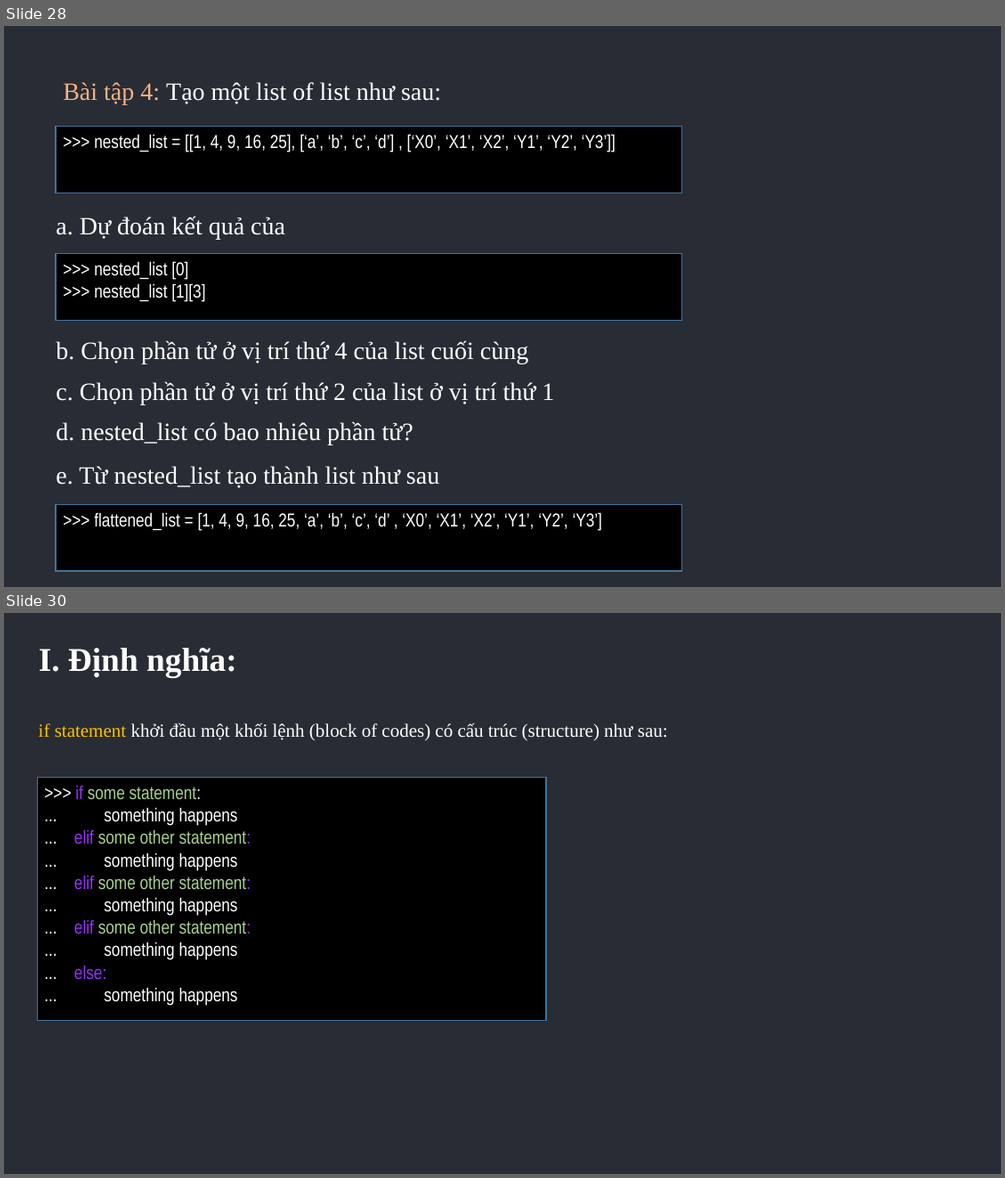
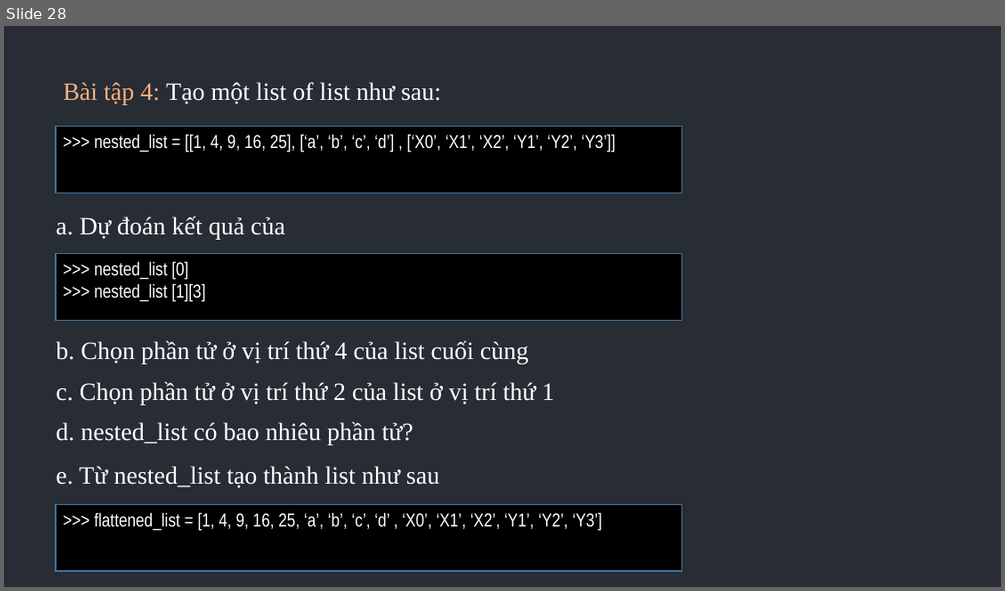
Before and after one commit to KataNguyen/datadriven-project, a slide deck: corp_training/Python Training - Week 1.pptx. Shown one above the other, each under a label of ours: slides 28 and 30 before the commit, slide 28 after it; the slides between them are not shown. The pictures are 1005x1178 and 1005x591 pixels, drawn with LibreOffice and Linux fonts; fonts in the diff are those of the drawing. Boxes give left, top, right and bottom in pixels: in the first picture for what was removed or moved away, otherwise in the second. Text is boxed around its words. In the diff, an @@ line names an element or a change of style, - is before the commit and + after.

```diff
--- a/corp_training/Python Training - Week 1.pptx
+++ b/corp_training/Python Training - Week 1.pptx
@@ slide 30 removed at box(4, 613, 1001, 1174), background #282C34 @@
@@ text removed at box(39, 648, 237, 678) @@
-I. Định nghĩa:
@@ text removed at box(39, 722, 668, 740) @@
-if statement khởi đầu một khối lệnh (block of codes) có cấu trúc (structure) như sau:
@@ rectangle removed at box(37, 777, 546, 1021) @@
->>> if some statement:
-... something happens
-... elif some other statement:
-... something happens
-... elif some other statement:
-... something happens
-... elif some other statement:
-... something happens
-... else:
-... something happens
```
Also in this commit, not shown: 19 other slides removed, 15 other files.
